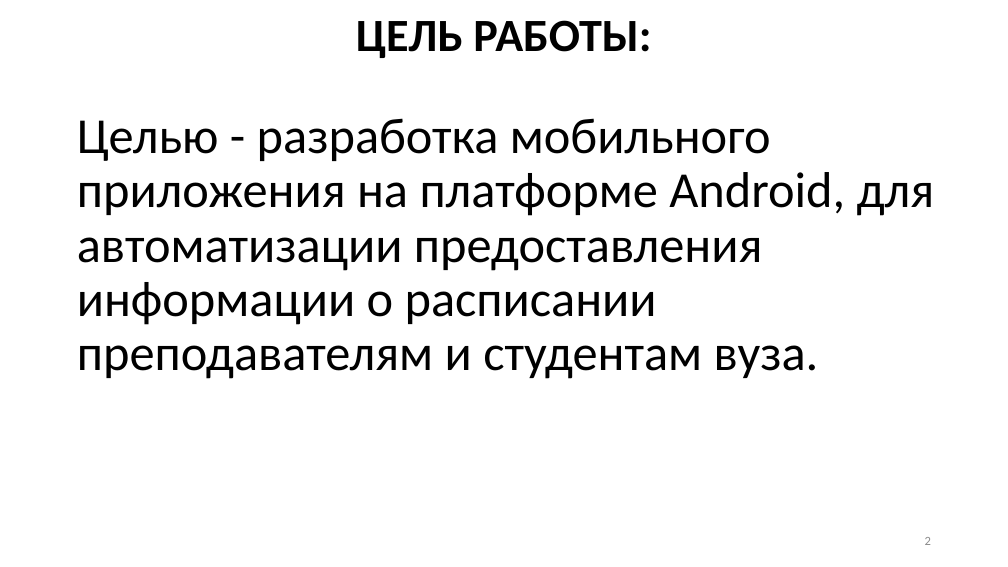
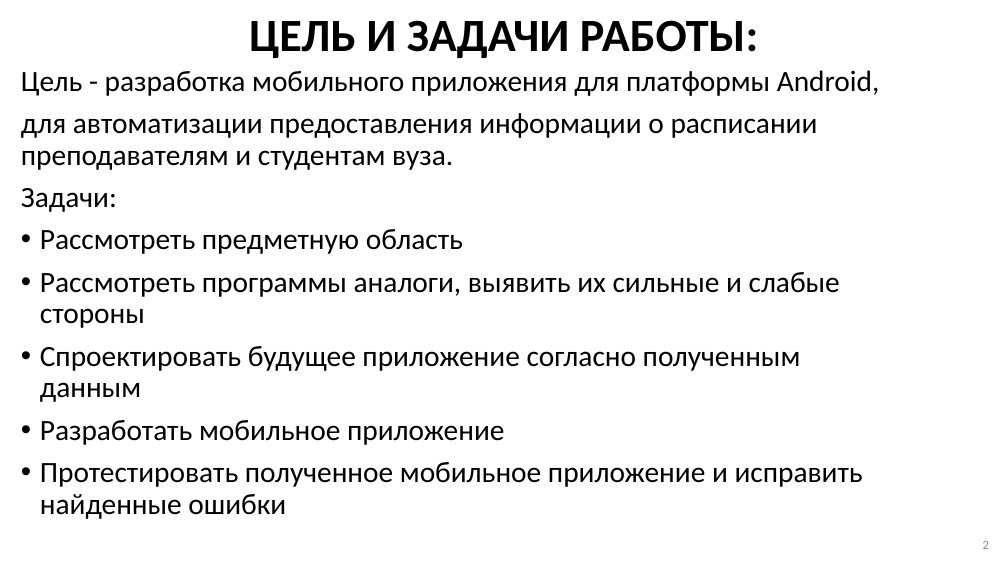
Before and after one commit to ZanderHamster/ScheduleBSTU, a slide deck: slide 2 of Документация/Презентация.pptx. Drawn at 1008x567 pixels with LibreOffice and Linux fonts; fonts in the diff are those of the drawing. Boxes give left, top, right and bottom in pixels: in the first picture for what was removed or moved away, otherwise in the second. Text is boxed around its words. In the diff, an @@ line names an element or a change of style, - is before the commit and + after.

```diff
--- a/Документация/Презентация.pptx
+++ b/Документация/Презентация.pptx
@@ title at (249, 20, 758, 58): text changed @@
-ЦЕЛЬ РАБОТЫ:
+ЦЕЛЬ И ЗАДАЧИ РАБОТЫ:
@@ text at (21, 70, 880, 519): text changed; size 48 to 28 pt @@
-Целью - разработка мобильного приложения на платформе Android, для автоматизации предоставления информации о расписании преподавателям и студентам вуза.
+Цель - разработка мобильного приложения для платформы Android,
+для автоматизации предоставления информации о расписании преподавателям и студентам вуза.
+Задачи:
+• Рассмотреть предметную область
+• Рассмотреть программы аналоги, выявить их сильные и слабые
+  стороны
+• Спроектировать будущее приложение согласно полученным
+  данным
+• Разработать мобильное приложение
+• Протестировать полученное мобильное приложение и исправить найденные ошибки
@@ page number: place and size @@
-page number at (925, 537, 931, 545)
+page number at (983, 541, 989, 549)
```
Also in this commit, not shown: 2 other slides changed, 1 slide added, 2 slides removed, 5 other files.
